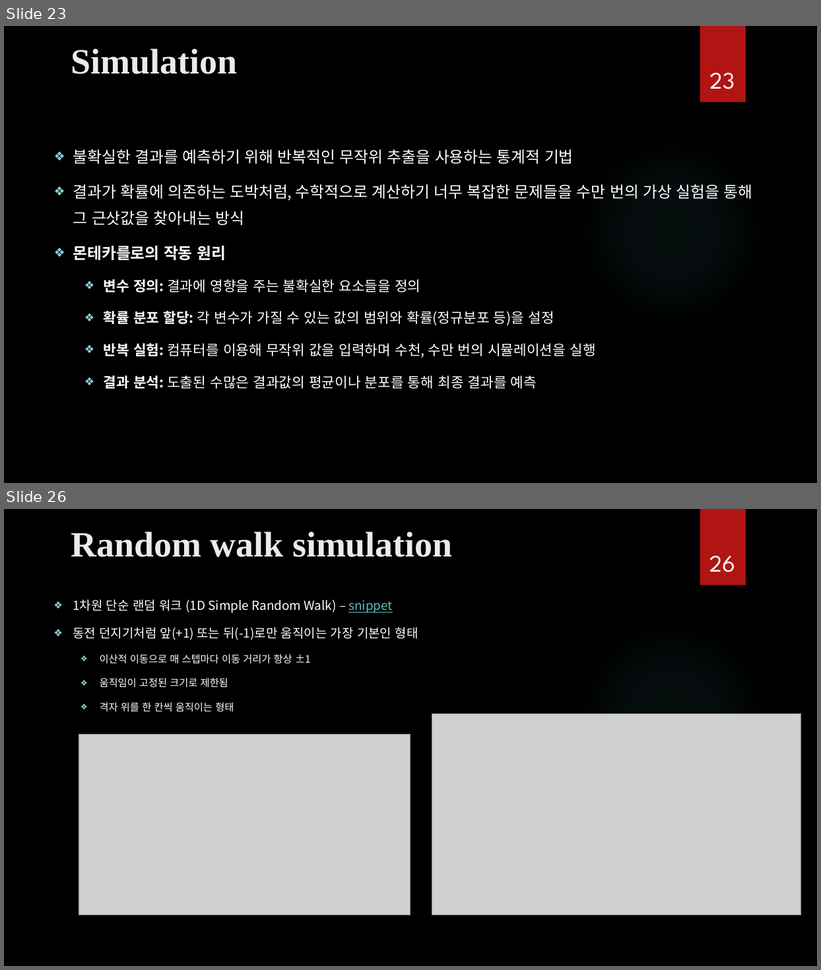
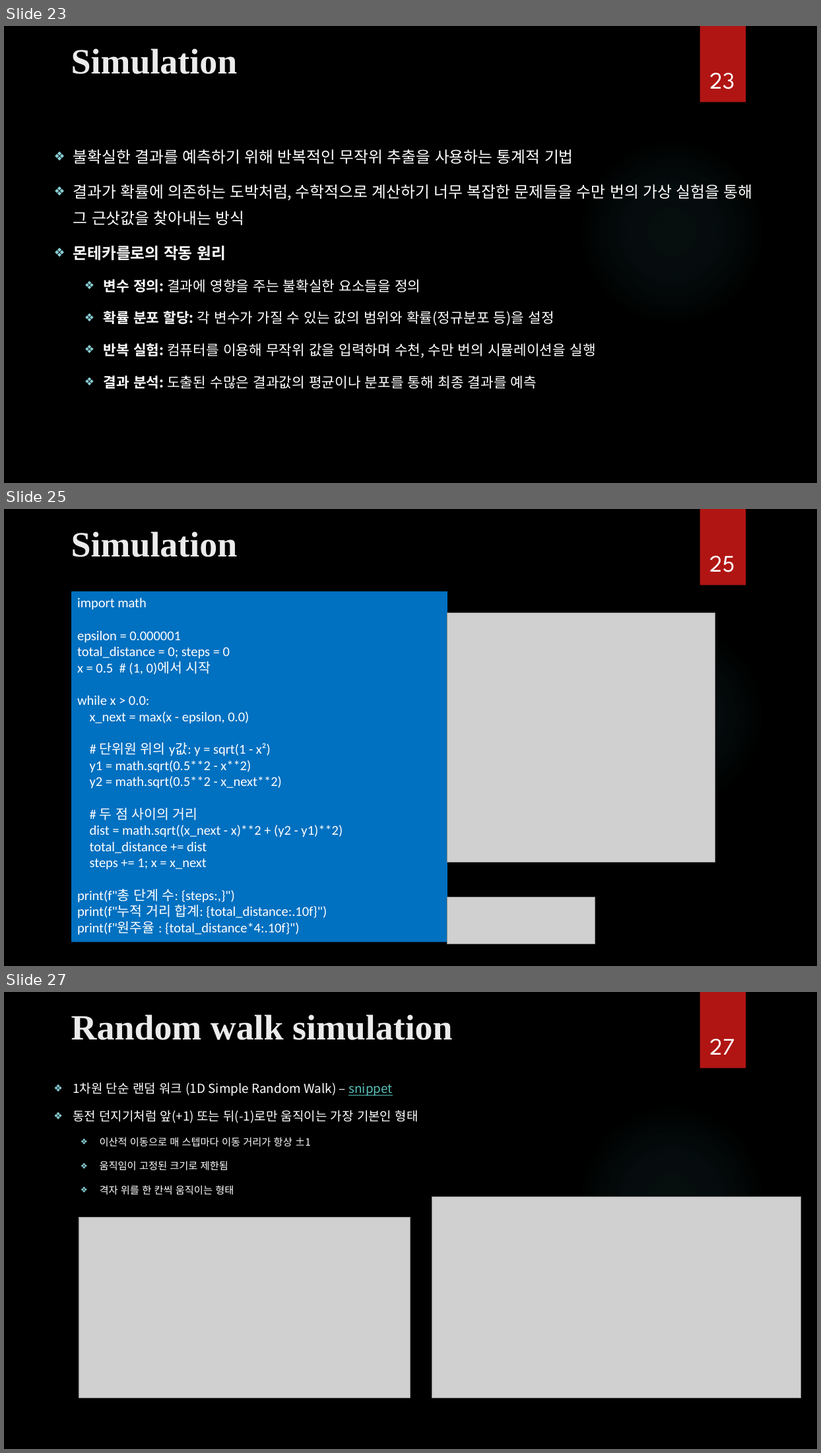
Before and after one commit to ancestor9/mathematics-for-machine-learning, a slide deck: Calculus/Calculus.pptx. Shown one above the other, each under a label of ours: slides 23 and 26 before the commit, slides 23, 25 and 27 after it; the slides between them are not shown. The pictures are 821x970 and 821x1453 pixels, drawn with LibreOffice and Linux fonts; fonts in the diff are those of the drawing; grey boxes stand for pictures; background and template pictures are left out. Boxes give left, top, right and bottom in pixels: in the first picture for what was removed or moved away, otherwise in the second. Text is boxed around its words. In the diff, an @@ line names an element or a change of style, - is before the commit and + after.

```diff
--- a/Calculus/Calculus.pptx
+++ b/Calculus/Calculus.pptx
@@ slide 25 added at <box>4,509,817,966</box>, background picture (left out); not listed: 2 template elements that a slide beside it also shows @@
@@ title added at <box>71,531,237,557</box>, 42 pt, text #EBEBEB, bold @@
+Simulation
@@ page number added at <box>710,556,735,572</box>, 28 pt, text #FFFFFF @@
+25
@@ rectangle added at <box>71,591,448,943</box>, fill #0070C0, 16 pt, text #FFFFFF @@
+import math
+epsilon = 0.000001
+total_distance = 0; steps = 0
+x = 0.5 # (1, 0)에서 시작
+while x > 0.0:
+x_next = max(x - epsilon, 0.0)
+# 단위원 위의 y값: y = sqrt(1 - x²)
+y1 = math.sqrt(0.5**2 - x**2)
+y2 = math.sqrt(0.5**2 - x_next**2)
+# 두 점 사이의 거리
+dist = math.sqrt((x_next - x)**2 + (y2 - y1)**2)
+total_distance += dist
+steps += 1; x = x_next
+print(f"총 단계 수: {steps:,}")
+print(f"누적 거리 합계: {total_distance:.10f}")
+print(f"원주율 : {total_distance*4:.10f}")
@@ picture added at <box>448,613,716,862</box> @@
@@ picture added at <box>448,898,596,945</box> @@
@@ what was slide 26 is now slide 27 @@
@@ page number at <box>710,1039,735,1055</box>: text changed @@
-26
+27
```
Also in this commit, not shown: 1 slide changed, 1 other slide added, 1 slide removed.
